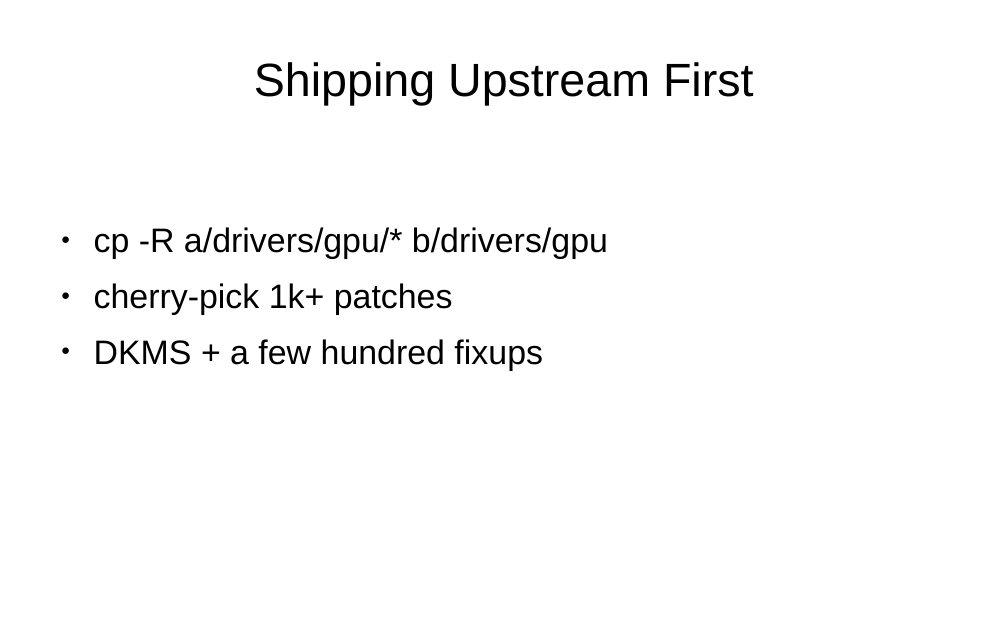
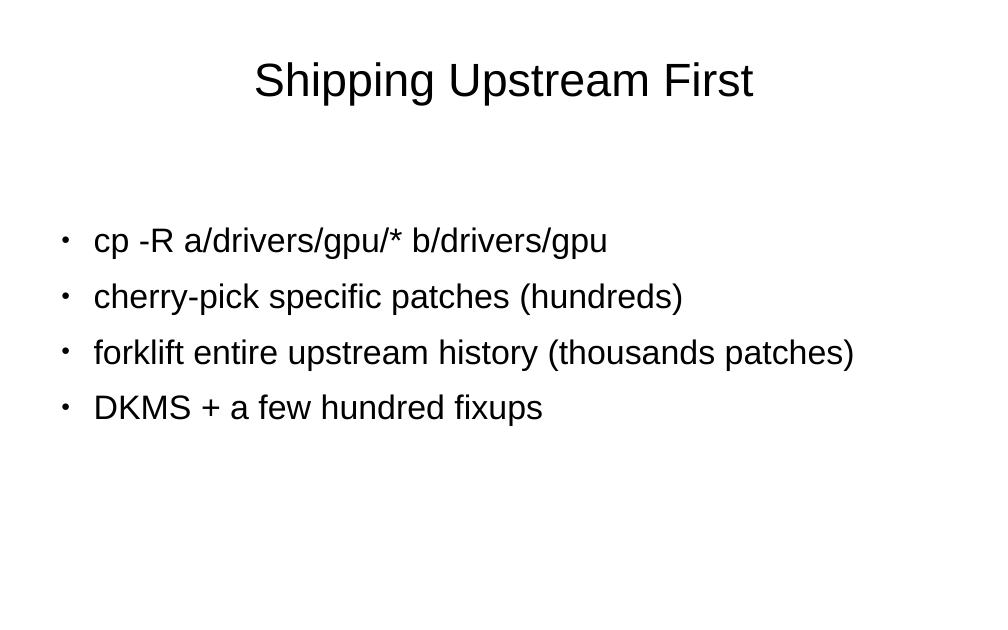
Before and after one commit to danvet/danvet.github.io, a slide deck: slide 21 of slides/lpc-2019-upstream.odp (slide 19 before the commit). Drawn at 1008x630 pixels with LibreOffice and Linux fonts; fonts in the diff are those of the drawing. Boxes give left, top, right and bottom in pixels: in the first picture for what was removed or moved away, otherwise in the second. Text is boxed around its words. In the diff, an @@ line names an element or a change of style, - is before the commit and + after.

Commit message:
more slides updates

```diff
--- a/slides/lpc-2019-upstream.odp
+++ b/slides/lpc-2019-upstream.odp
@@ text at [94,283,855,370]: text changed @@
-● cherry-pick 1k+ patches
+● cherry-pick specific patches (hundreds)
+● forklift entire upstream history (thousands patches)
```
Also in this commit, not shown: 3 other slides changed.
